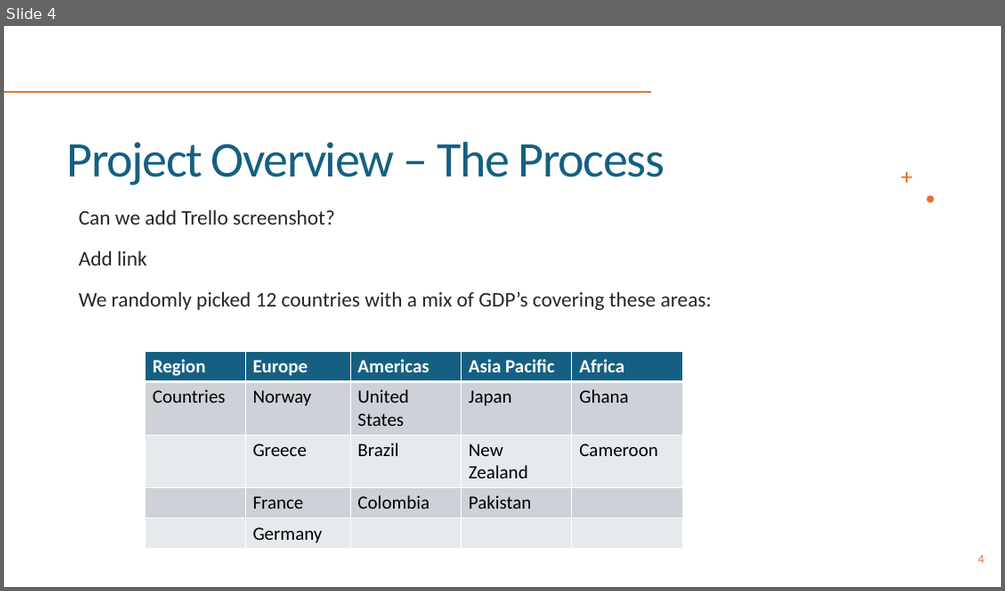
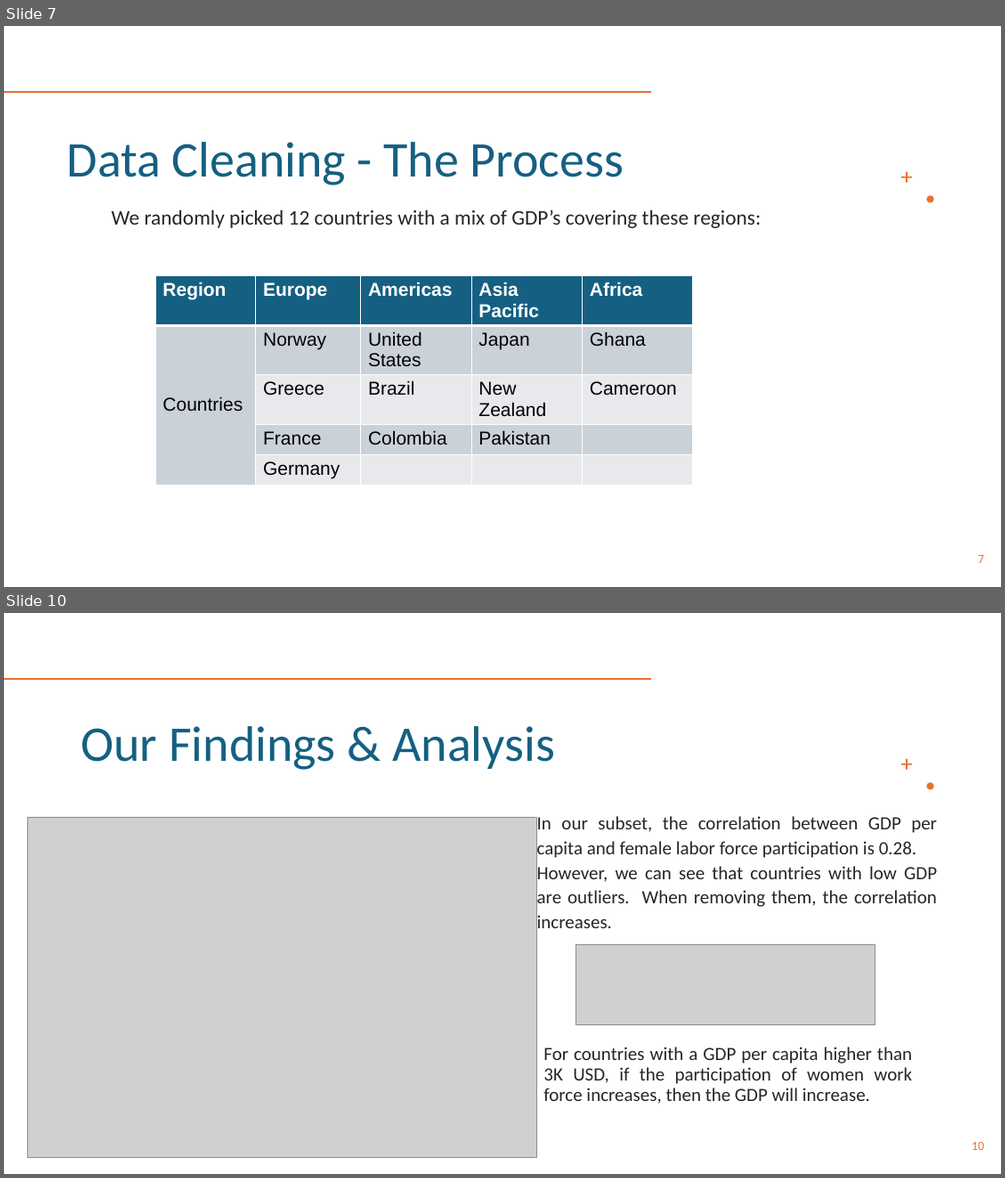
Before and after one commit to PaolaGaray/FirstProject, a slide deck: slides/Team 1_Week3.pptx. Shown one above the other, each under a label of ours: slide 4 before the commit, slides 7 and 10 after it; the slides between them are not shown. The pictures are 1005x591 and 1005x1178 pixels, drawn with LibreOffice and Linux fonts; fonts in the diff are those of the drawing; grey boxes stand for pictures. Boxes give left, top, right and bottom in pixels: in the first picture for what was removed or moved away, otherwise in the second. Text is boxed around its words. In the diff, an @@ line names an element or a change of style, - is before the commit and + after.

```diff
--- a/slides/Team 1_Week3.pptx
+++ b/slides/Team 1_Week3.pptx
@@ slide 10 added at box(4, 613, 1001, 1174), background #FFFFFF; not listed: 3 template elements that a slide beside it also shows @@
@@ title added at box(81, 726, 555, 770), 48 pt, text #156082 @@
+Our Findings & Analysis
@@ picture added at box(28, 817, 536, 1158) @@
@@ text added at box(537, 816, 937, 928), 18 pt, text #262626 @@
+In our subset, the correlation between GDP per capita and female labor force participation is 0.28.
+However, we can see that countries with low GDP are outliers. When removing them, the correlation increases.
@@ picture added at box(576, 944, 875, 1024) @@
@@ text added at box(543, 1046, 912, 1103), 18 pt, text #262626 @@
+For countries with a GDP per capita higher than 3K USD, if the participation of women work force increases, then the GDP will increase.
@@ page number added at box(971, 1142, 984, 1150), 12 pt, text #E97132 @@
+10
@@ what was slide 4 is now slide 7 @@
@@ slide 7 changed as well @@
@@ title at box(67, 142, 623, 185): text changed @@
-Project Overview – The Process
+Data Cleaning - The Process
@@ text at box(112, 209, 760, 228): text changed @@
-Can we add Trello screenshot?
-Add link
-We randomly picked 12 countries with a mix of GDP’s covering these areas:
+We randomly picked 12 countries with a mix of GDP’s covering these regions:
@@ table at box(155, 276, 692, 482) @@
@@ fill #CCD2D8 to #CAD1D8 in 9 cells @@
@@ fill #E8EAED to #E7E9EC in 8 cells @@
@@ font Calibri to Arial @@
@@ table: place and size @@
-table at box(146, 351, 682, 548)
+table at box(155, 276, 692, 482)
@@ page number at box(978, 555, 984, 563): text changed @@
-4
+7
```
Also in this commit, not shown: 5 other slides changed, 9 other slides added, 12 slides removed, 2 other files.
